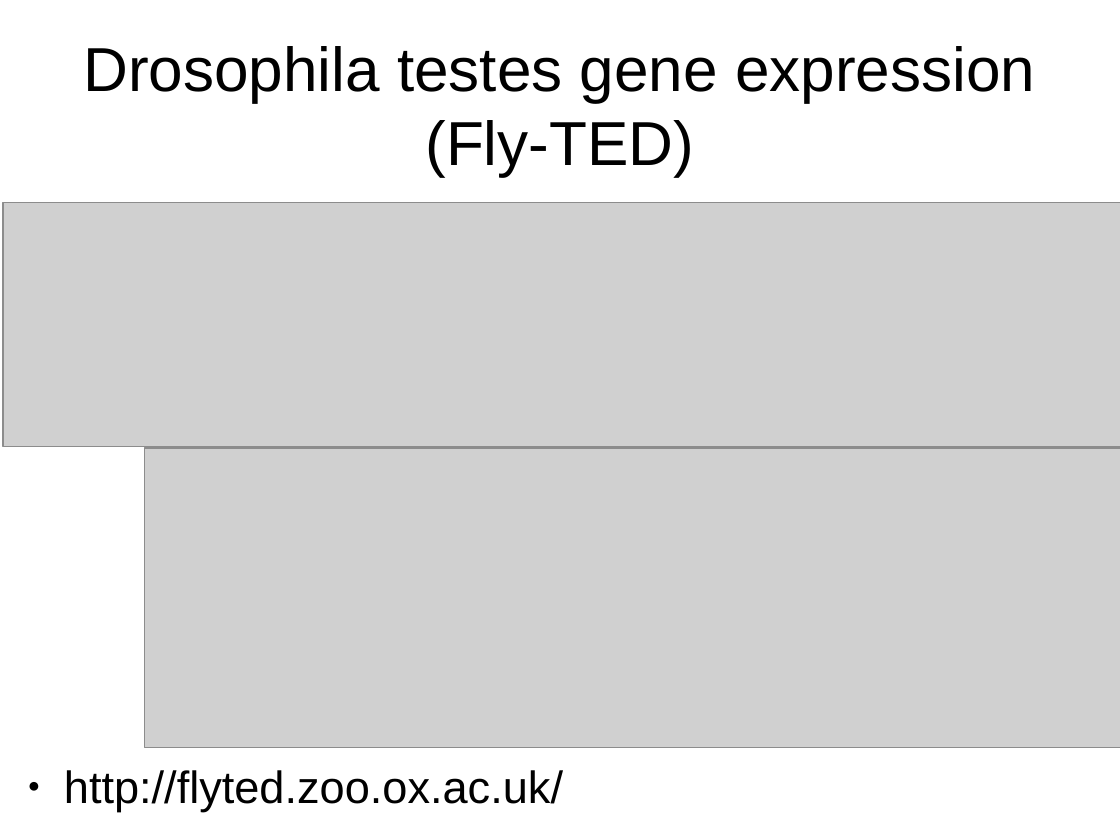
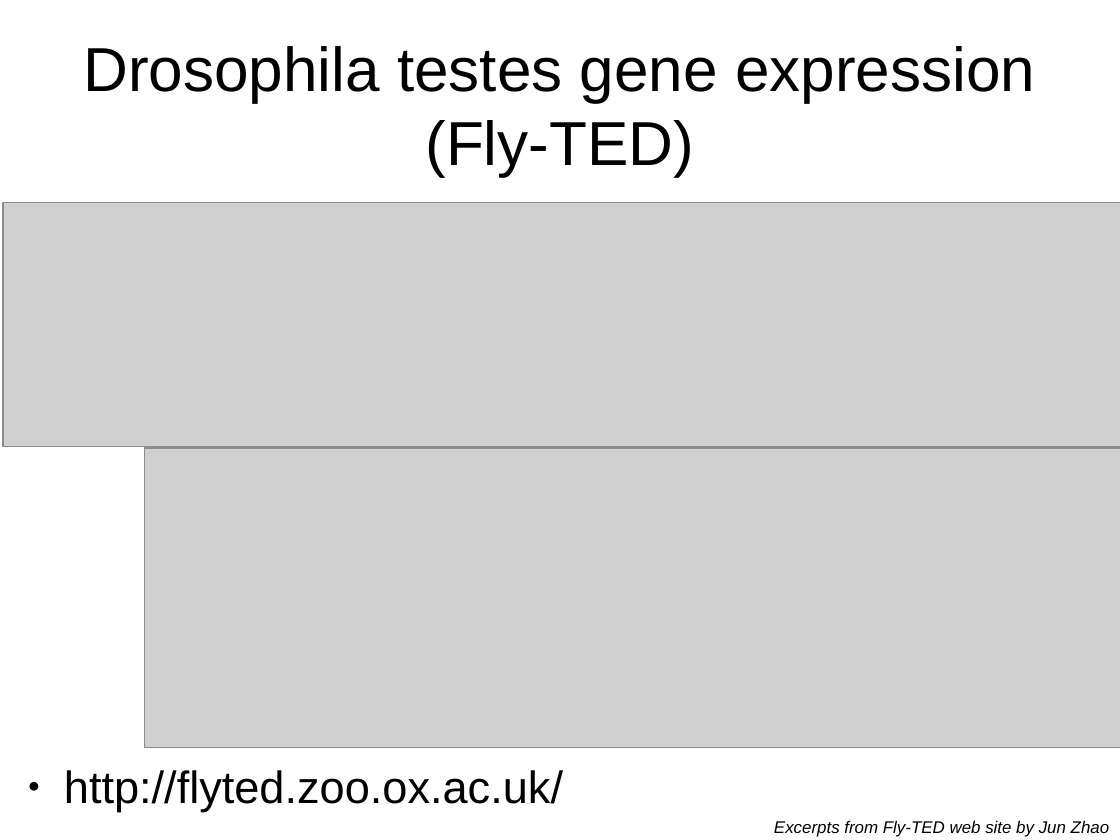
Before and after one commit to gklyne/annalist, a slide deck: slide 2 of presentations/annalist-pitch.odp. Drawn at 1120x840 pixels with LibreOffice and Linux fonts; fonts in the diff are those of the drawing; grey boxes stand for pictures. Boxes give left, top, right and bottom in pixels: in the first picture for what was removed or moved away, otherwise in the second. Text is boxed around its words. In the diff, an @@ line names an element or a change of style, - is before the commit and + after.

```diff
--- a/presentations/annalist-pitch.odp
+++ b/presentations/annalist-pitch.odp
@@ text added at [774, 820, 1110, 837], 12 pt, text #000000, italic @@
+Excerpts from Fly-TED web site by Jun Zhao
```
Also in this commit, not shown: 1 other slide changed, 1 slide added, 1 other file.
